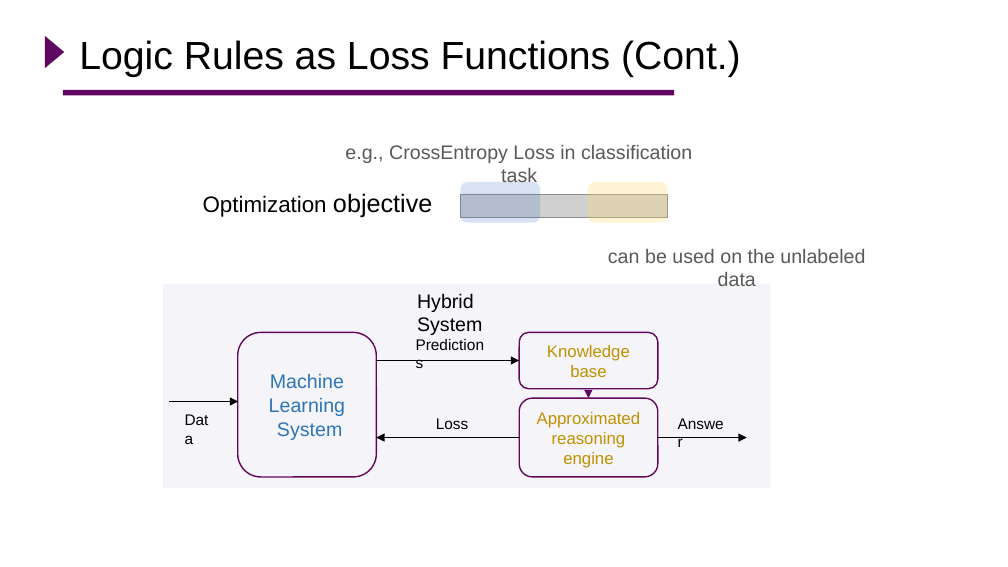
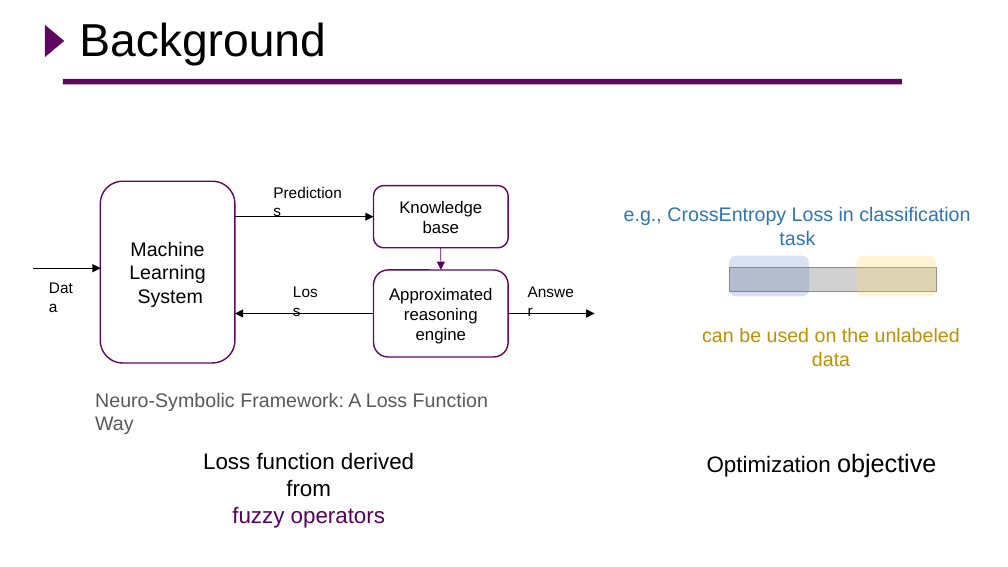
Before and after one commit to Hao-Yuan-He/Hao-Yuan-He.github.io, a slide deck: slide 2 of assets/pdf/rill_oral.pptx (slide 6 before the commit). Drawn at 1008x567 pixels with LibreOffice and Linux fonts; fonts in the diff are those of the drawing; grey boxes stand for pictures; background and template pictures are left out. Boxes give left, top, right and bottom in pixels: in the first picture for what was removed or moved away, otherwise in the second. Text is boxed around its words. In the diff, an @@ line names an element or a change of style, - is before the commit and + after.

```diff
--- a/assets/pdf/rill_oral.pptx
+++ b/assets/pdf/rill_oral.pptx
@@ triangle: place and size @@
-triangle at (45,36,64,68)
+triangle at (45,25,64,57)
@@ title added at (79,22,325,65), 33 pt, text #000000 @@
+Background
@@ title removed at (79,40,741,77) @@
-Logic Rules as Loss Functions (Cont.)
@@ line moved from (62, 93) - (674, 93) to (62, 82) - (902, 82) @@
@@ text "Predictions" rewrapped from (405,330,499,359) to (263,178,355,215) @@
@@ rounded rectangle "Machine Learning": place and size @@
-rounded rectangle "Machine Learning" at (238,333,377,477)
+rounded rectangle "Machine Learning" at (101,181,236,363)
@@ rounded rectangle "Machine Learning" at (101,181,236,363): text colour #2E75B6 to #000000 @@
@@ rounded rectangle "Knowledge": place and size @@
-rounded rectangle "Knowledge" at (519,333,658,389)
+rounded rectangle "Knowledge" at (374,185,509,248)
@@ rounded rectangle "Knowledge" at (374,185,509,248): text colour #BF9000 to #000000 @@
@@ text "e.g., CrossEntropy Loss in classification ...": place and size @@
-text "e.g., CrossEntropy Loss in classification ..." at (345,145,692,182)
+text "e.g., CrossEntropy Loss in classification ..." at (624,206,970,245)
@@ text "e.g., CrossEntropy Loss in classification ..." at (624,206,970,245): text colour #595959 to #2E75B6 @@
@@ arrow moved from (519, 437) - (376, 437) to (235, 217) - (374, 217) @@
@@ arrow moved from (169, 401) - (238, 401) to (33, 268) - (101, 268) @@
@@ curved arrow added from (440, 248) to (440, 270), #5B005D 0.5 pt @@
@@ 2 rounded rectangles, 1 picture: place and size @@
-2 rounded rectangles, 1 picture at (461,182,668,223)
+2 rounded rectangles, 1 picture at (729,256,936,296)
@@ text "Data" rewrapped from (174,405,226,434) to (39,273,90,309) @@
@@ rectangle removed at (163,283,770,488) @@
@@ text "Loss" rewrapped from (436,418,469,429) to (366,393,407,407) @@
@@ rounded rectangle "Approximated reasoning" at (374,270,509,357): text colour #BF9000 to #000000 @@
@@ rounded rectangle "Approximated reasoning": place and size @@
-rounded rectangle "Approximated reasoning" at (519,398,658,477)
+rounded rectangle "Approximated reasoning" at (374,270,509,357)
@@ text removed at (417,293,482,335) @@
-Hybrid System
@@ text "Answer" rewrapped from (667,408,737,437) to (518,277,586,313) @@
@@ arrow moved from (376, 361) - (519, 361) to (374, 313) - (235, 313) @@
@@ arrow moved from (658, 437) - (747, 437) to (508, 313) - (595, 313) @@
@@ text "can be used on the ...": place and size @@
-text "can be used on the ..." at (608,249,865,286)
+text "can be used on the ..." at (702,327,960,367)
@@ text "can be used on the ..." at (702,327,960,367): text colour #595959 to #BF9000 @@
@@ text added at (95,393,361,470), 14 pt, text #595959 @@
+Neuro-Symbolic Framework: A Loss Function Way
@@ text added at (232,393,488,528), 16 pt, text #000000 @@
+Loss function derived from
+fuzzy operators
@@ curved arrow removed from (589, 392) to (589, 398) @@
@@ text "Optimization objective": place and size @@
-text "Optimization objective" at (203,193,432,217)
+text "Optimization objective" at (707,453,936,478)
```
Also in this commit, not shown: 13 other slides changed, 2 slides added, 8 slides removed.
